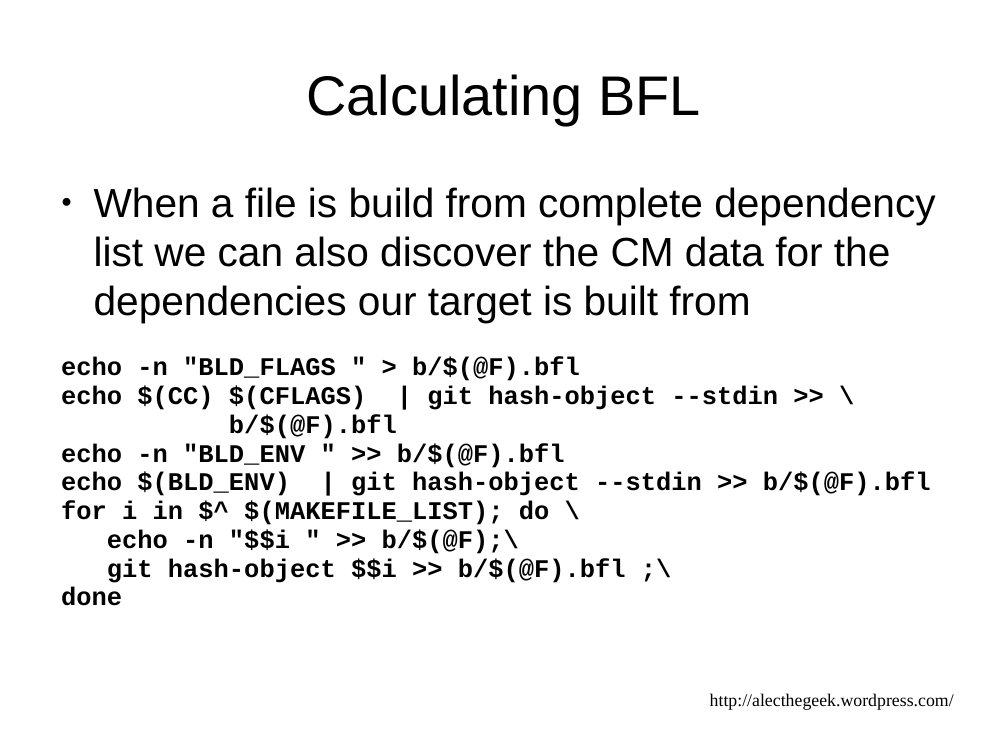
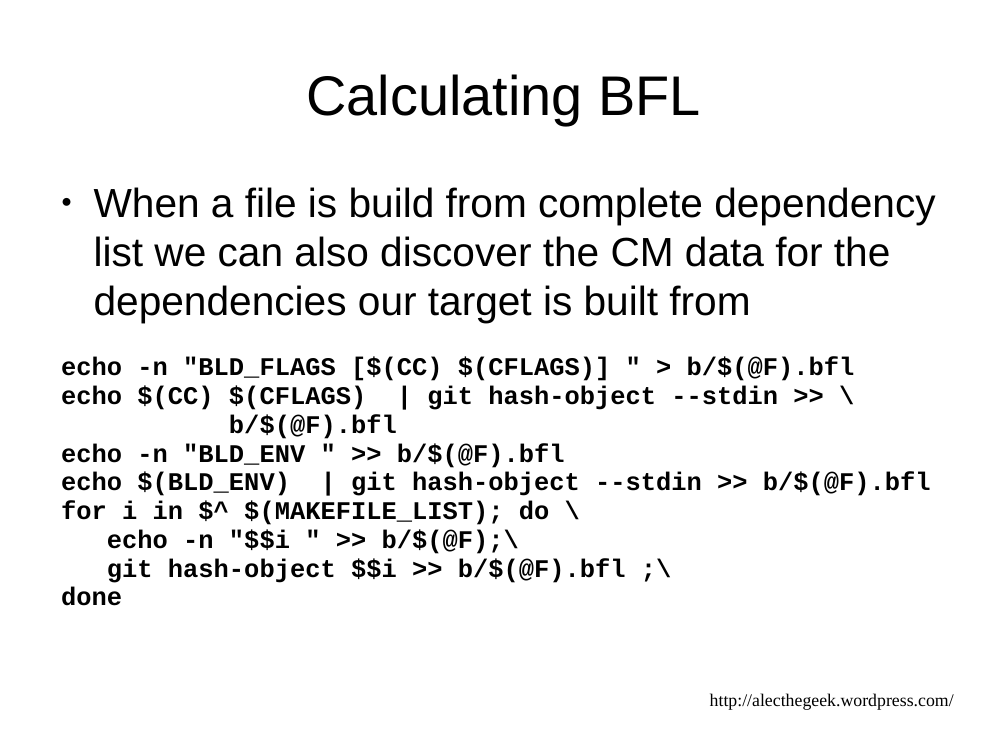
Before and after one commit to alecthegeek/gitbuilding, a slide deck: slide 25 of DevOpsDownUnderPresentation.odp. Drawn at 1008x756 pixels with LibreOffice and Linux fonts; fonts in the diff are those of the drawing. Boxes give left, top, right and bottom in pixels: in the first picture for what was removed or moved away, otherwise in the second. Text is boxed around its words. In the diff, an @@ line names an element or a change of style, - is before the commit and + after.

```diff
--- a/DevOpsDownUnderPresentation.odp
+++ b/DevOpsDownUnderPresentation.odp
@@ text at (61, 357, 855, 381): text changed @@
-echo -n "BLD_FLAGS " > b/$(@F).bfl
+echo -n "BLD_FLAGS [$(CC) $(CFLAGS)] " > b/$(@F).bfl
```
Also in this commit, not shown: 7 other slides changed, 2 slides added, 1 slide removed, 7 other files.
